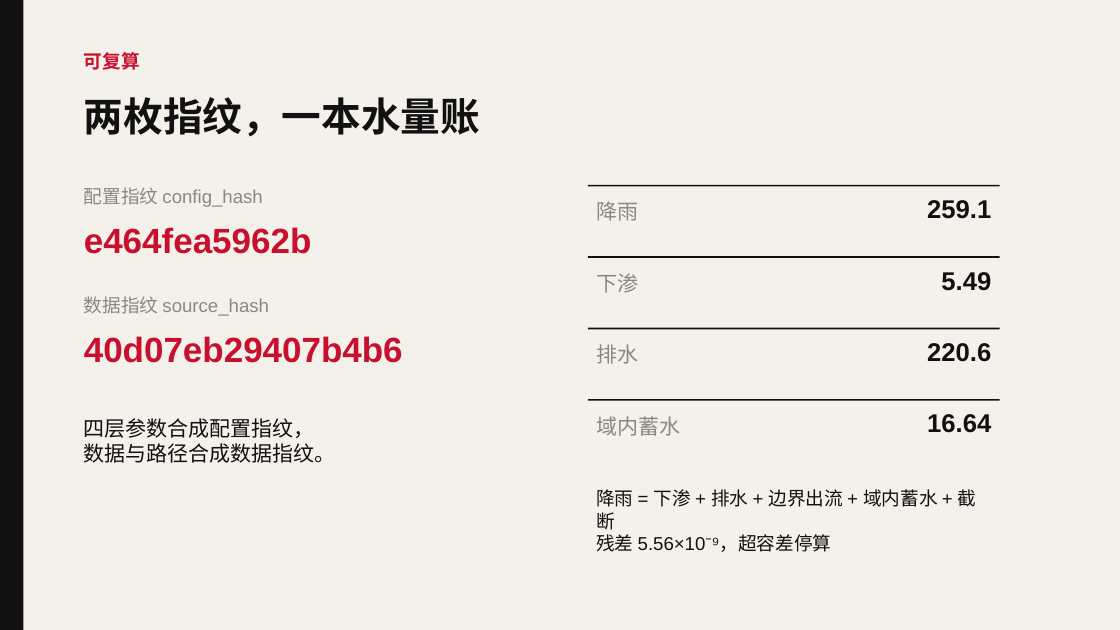
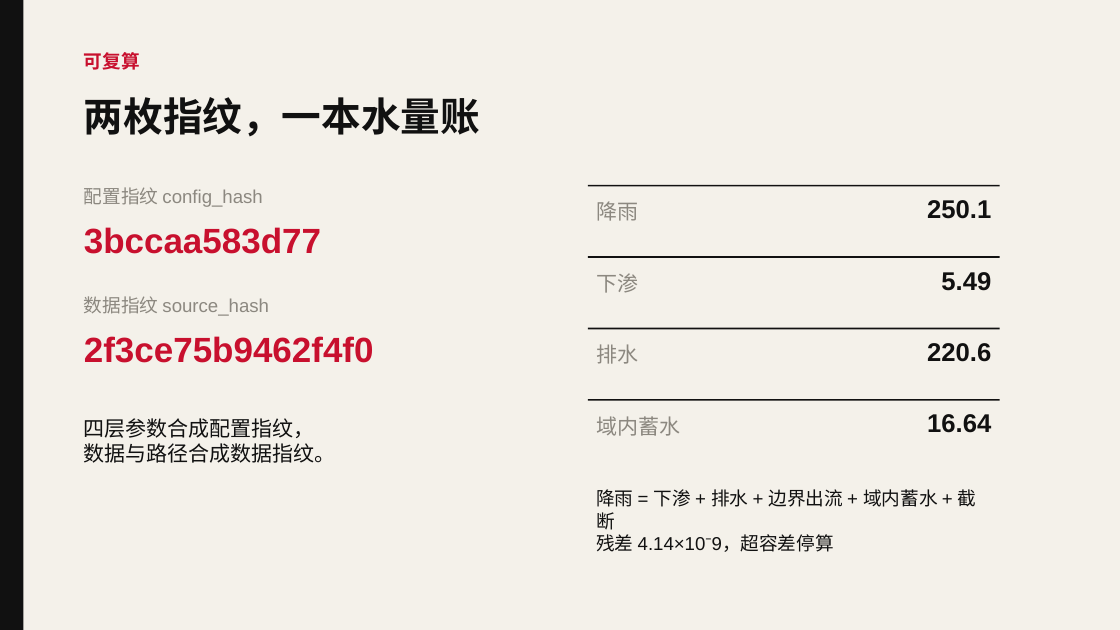
Before and after one commit to toki0413/typhoeus, a slide deck: slide 6 of docs/demo/typhoeus-demo.pptx. Drawn at 1120x630 pixels with LibreOffice and Linux fonts; fonts in the diff are those of the drawing. Boxes give left, top, right and bottom in pixels: in the first picture for what was removed or moved away, otherwise in the second. Text is boxed around its words. In the diff, an @@ line names an element or a change of style, - is before the commit and + after.

```diff
--- a/docs/demo/typhoeus-demo.pptx
+++ b/docs/demo/typhoeus-demo.pptx
@@ text at [927, 200, 991, 219]: text changed @@
-259.1
+250.1
@@ text at [84, 227, 321, 254]: text changed @@
-e464fea5962b
+3bccaa583d77
@@ text at [84, 336, 374, 363]: text changed @@
-40d07eb29407b4b6
+2f3ce75b9462f4f0
@@ text at [596, 534, 834, 552]: text changed @@
-残差 5.56×10⁻⁹，超容差停算
+残差 4.14×10⁻9，超容差停算
```
Also in this commit, not shown: 2 other slides changed, 36 other files.
